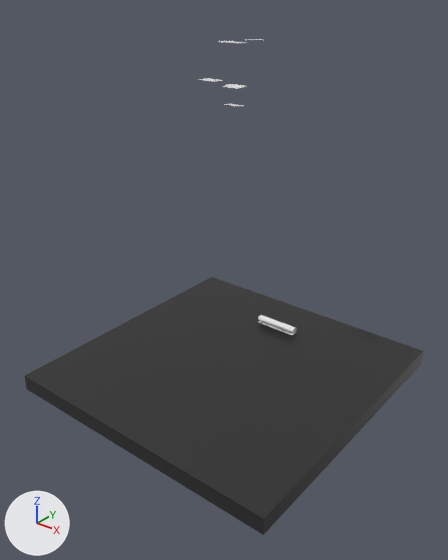
What one commit did to the Blender file ASSET/BLENDERMODELS/Script.blend.
The view is the same before and after, from a camera (50 mm lens) standing at (14.2, -18.2, 15.1) and looking at (-0.3, 0.0, 3.8). Every picture has the same lights, and +X, +Y and +Z are marked at lower left.

The older version as bpy lines, for what is in view:
```python
ob_cube_002 = bpy.data.objects.new('Cube.002', me_cube_002)
ob_cube_002.location = (0.0, 0.03, 13.09)
ob_cube_002.rotation_euler = (1.571, 0.0, 0.0)  # degrees (90, 0, 0)
ob_cube_002.scale = (0.528, 0.00738, 0.18)
ob_cube_004 = bpy.data.objects.new('Cube.004', me_cube_004)
ob_cube_004.location = (-0.5, -0.58, 11.85)
ob_cube_004.rotation_euler = (1.576, 0.0153, 1.574)  # degrees (90, 0.9, 90)
ob_cube_004.scale = (0.247, 0.00602, 0.387)
ob_nurbspath = bpy.data.objects.new('NurbsPath', cu_nurbspath)
ob_nurbspath.location = (0.803, 3.696, -0.0578)
ob_nurbspath.rotation_euler = (0.0, 0.0, 1.571)  # degrees (0, 0, 90)
ob_nurbspath.scale = (0.167, 0.167, 0.167)
ob_plane_001 = bpy.data.objects.new('Plane.001', me_plane_002)
ob_plane_001.location = (0.0, 0.0, -0.87)
ob_plane_001.scale = (6.26, 6.26, 6.26)
```
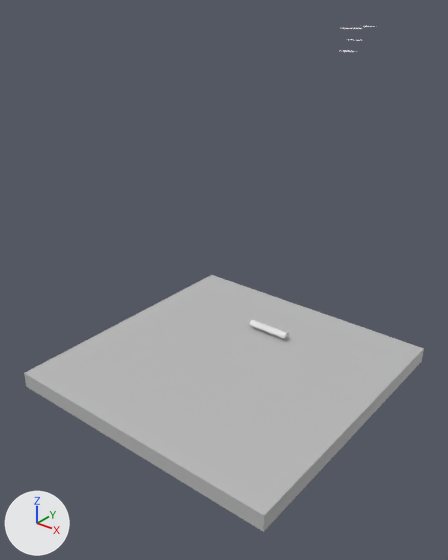
ob_nurbspath is not drawn itself; it is used by a modifier of ob_plane.

Where the newer file only moved an object's origin or applied its transform, the numbers keep the older frame.

The edits, one by one:
Material 'Material.001' (mat_material_001) changes colour from black #2b2b2b to grey #bcbcbc; in linear values from (0.0237, 0.0237, 0.0237) to (0.5, 0.5, 0.5).
Object 'NurbsPath' (ob_nurbspath) moves from (0.803, 3.696, -0.0578) to (0.803, 2.995, -0.0578).
Object 'Plane.001' (ob_plane_001) moves from (0.0, 0.0, -0.87) to (0.0, 0.0, -0.74).
Object 'Cube.002' (ob_cube_002) moves from (0.0, 0.03, 13.09) to (0.0, 8.65, 13.09).
Object 'Cube.002' (ob_cube_002) turns from (90, 0, 0) to (90, 0, 23) degrees about x, y and z.
Object 'Cube.002' (ob_cube_002) is rescaled from (0.528, 0.00738, 0.18) to (0.48, 0.00554, 0.281).
Object 'Cube.004' (ob_cube_004) is deleted.

What differs and where, as boxes [x1, y1, x2, y2] in the pictures (448 x 560 px):
'Plane.001', recoloured, moved (black to grey)
    before: [25, 277, 423, 535]
    after: [24, 275, 424, 532]
'Plane', moved
    before: [258, 315, 297, 335]
    after: [249, 320, 289, 339]
'Cube.002', moved, turned, rescaled
    before: [218, 41, 247, 44]
    after: [340, 28, 362, 29]
'Cube.004', deleted
    before: [198, 78, 223, 82]
